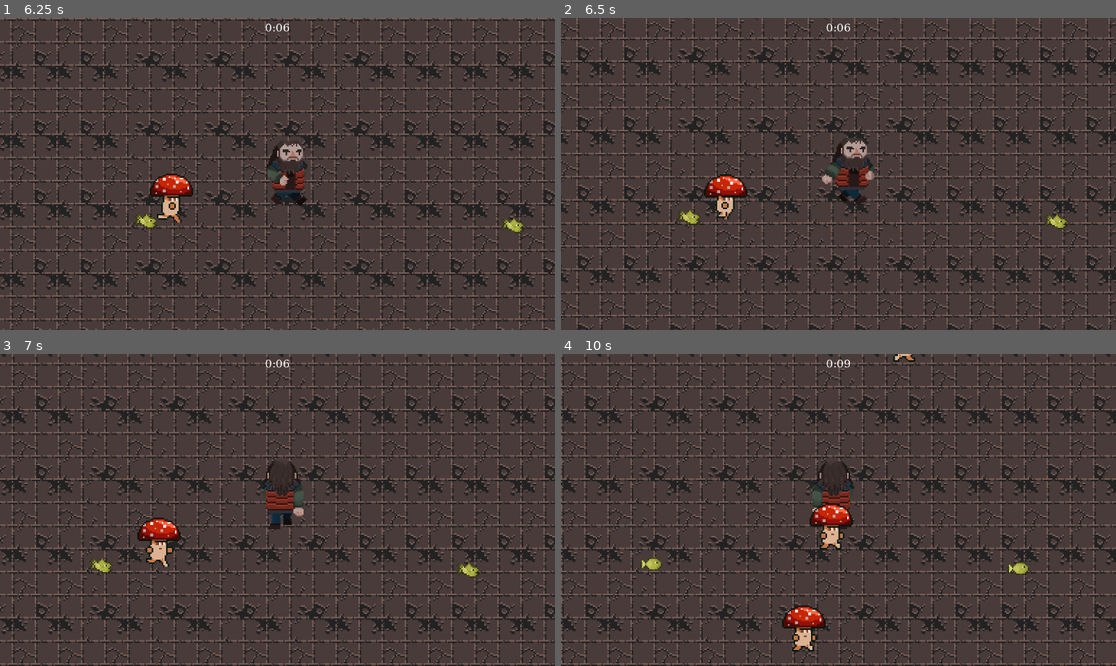
Above: before the commit, frames 1-4 (two rows, left to right).
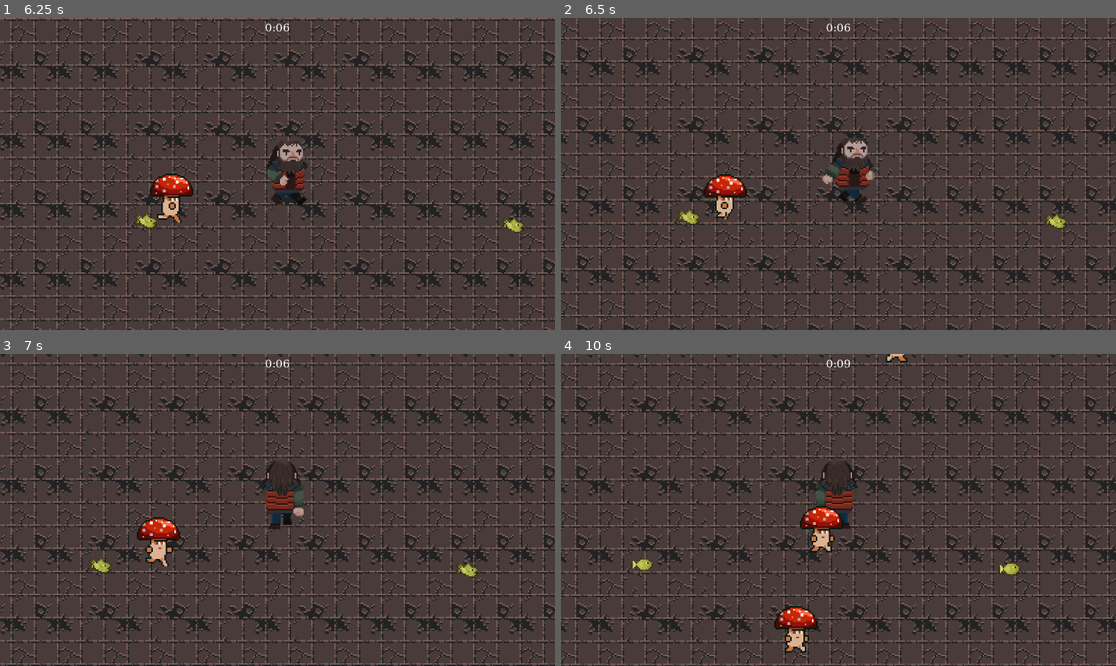
Above: after the commit, the same moments.

Repository: elifdigitals/Fisherman
Game: Godot game, scene res://scene/player/game.tscn
Two runs of this game, one before a commit and one after it. Both use one fixed random seed, a clock stepped at 60 frames per second and the inputs below.
Inputs:
- Up to frame 1 (6.25 s): hold D (run_right) 0.53-1.28 s; hold S (run_back) 1.28-2.03 s; hold D (run_right) 2.03-2.78 s; hold W (run_forward) 2.78-3.53 s; hold A (run_left) 3.53-5.03 s; hold S (run_back) 5.03-5.78 s; hold D (run_right) from 5.78 s (still down)
- Up to frame 2 (6.5 s): keep holding D (run_right)
- Up to frame 3 (7 s): release D (run_right) at 6.53 s; hold W (run_forward) from 6.53 s (still down)
- Up to frame 4 (10 s): release W (run_forward) at 7.28 s; hold D (run_right) 7.28-8.03 s; hold S (run_back) 8.03-8.78 s; hold A (run_left) 8.78-9.53 s; hold W (run_forward) from 9.53 s (still down)

Frame 1 is identical in both runs. In frame 2, 7.1% of the frame differs, in the area x 0-100%, y 0-100%; in frame 3, 15%; in frame 4, 34%.

Commit message:
enemy collision

Diff:
--- a/scene/enemy/mushroom/mushroom.gd
+++ b/scene/enemy/mushroom/mushroom.gd
@@ -2,7 +2,7 @@
 @onready var animated_sprite_2d: AnimatedSprite2D = $AnimatedSprite2D
 
 var max_speed = 30
-var max_distance = 1
+var max_distance = 15
 
 
 # Called every frame. 'delta' is the elapsed time since the previous frame.
--- a/scene/enemy/mushroom/mushroom.tscn
+++ b/scene/enemy/mushroom/mushroom.tscn
@@ -445,7 +445,6 @@
 radius = 6.0
 
 [node name="mushroom" type="CharacterBody2D"]
-collision_layer = 0
 script = ExtResource("1_qobpp")
 
 [node name="AnimatedSprite2D" type="AnimatedSprite2D" parent="."]
